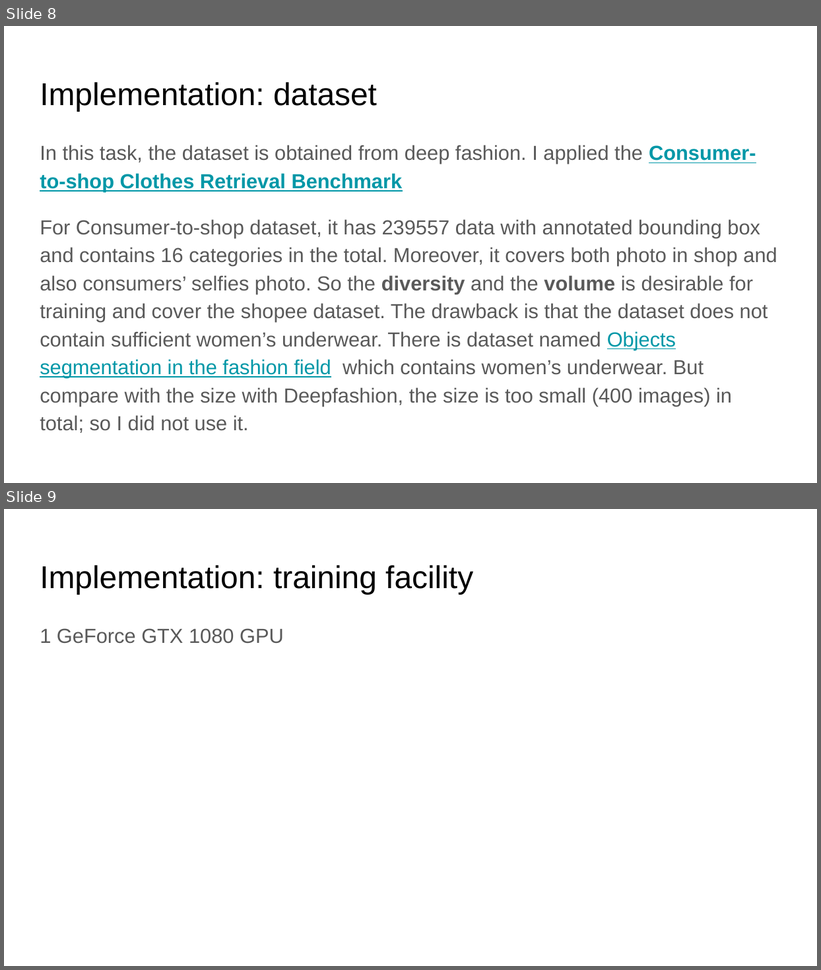
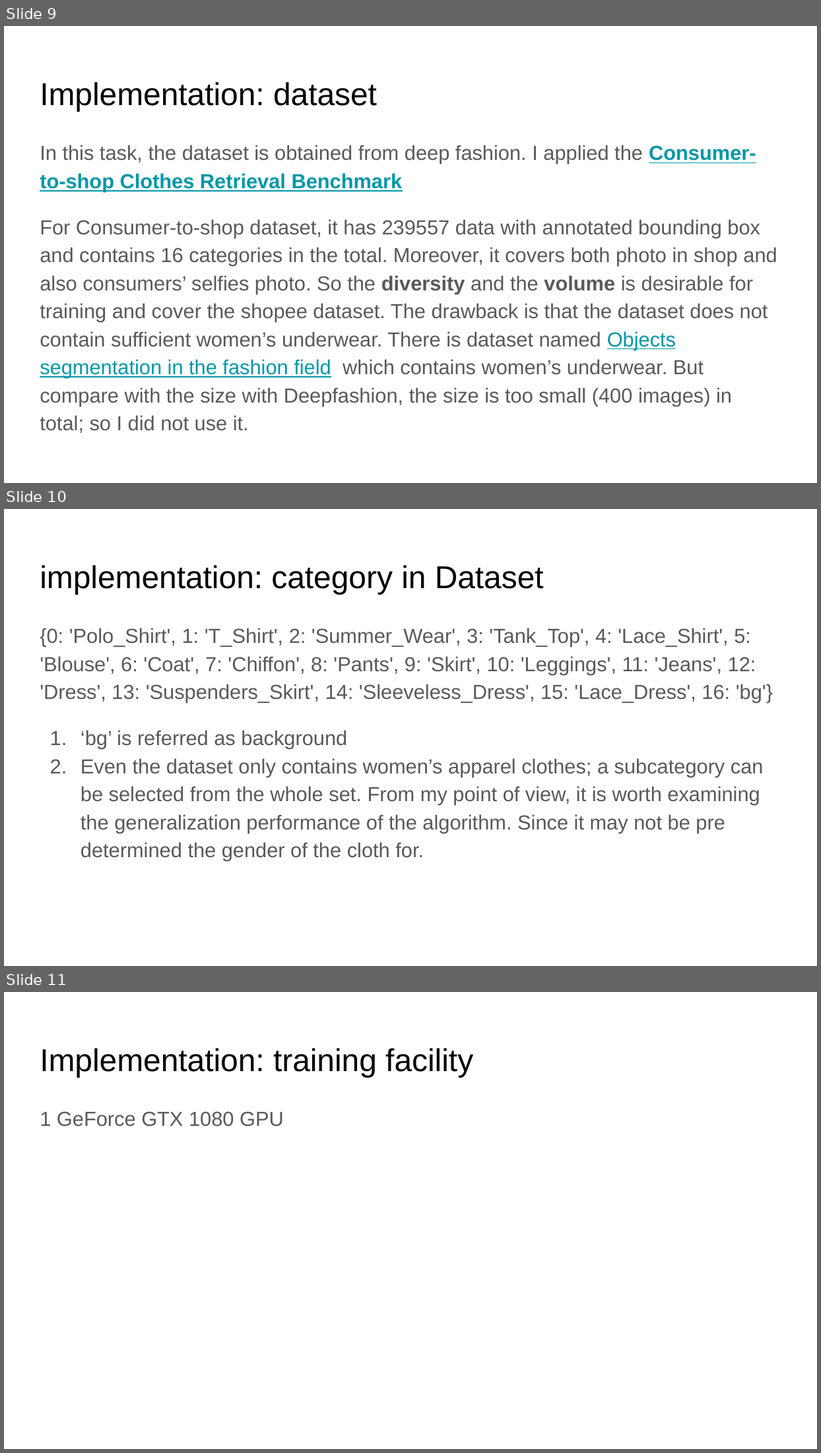
Before and after one commit to kwkwvenusgod/Shopee_ObjectDetection, a slide deck: report/Object-Detection-for-Shopee-Data.pptx. Shown one above the other, each under a label of ours: slides 8 and 9 before the commit, slides 9, 10 and 11 after it. The pictures are 821x970 and 821x1453 pixels, drawn with LibreOffice and Linux fonts; fonts in the diff are those of the drawing. Boxes give left, top, right and bottom in pixels: in the first picture for what was removed or moved away, otherwise in the second. Text is boxed around its words. In the diff, an @@ line names an element or a change of style, - is before the commit and + after.

```diff
--- a/report/Object-Detection-for-Shopee-Data.pptx
+++ b/report/Object-Detection-for-Shopee-Data.pptx
@@ slide 10 added at (4, 509, 817, 966), background #FFFFFF @@
@@ title added at (40, 565, 544, 594), 28 pt, text #000000 @@
+implementation: category in Dataset
@@ text added at (40, 628, 773, 861), 18 pt, text #595959 @@
+{0: 'Polo_Shirt', 1: 'T_Shirt', 2: 'Summer_Wear', 3: 'Tank_Top', 4: 'Lace_Shirt', 5: 'Blouse', 6: 'Coat', 7: 'Chiffon', 8: 'Pants', 9: 'Skirt', 10: 'Leggings', 11: 'Jeans', 12: 'Dress', 13: 'Suspenders_Skirt', 14: 'Sleeveless_Dress', 15: 'Lace_Dress', 16: 'bg'}
+1. ‘bg’ is referred as background
+2. Even the dataset only contains women’s apparel clothes; a subcategory can be selected from the whole set. From my point of view, it is worth examining the generalization performance of the algorithm. Since it may not be pre determined the gender of the cloth for.
@@ what was slide 8 is now slide 9 @@
@@ what was slide 9 is now slide 11 @@
```
Also in this commit, not shown: 4 slides changed, 1 other slide added, 1 other file.
